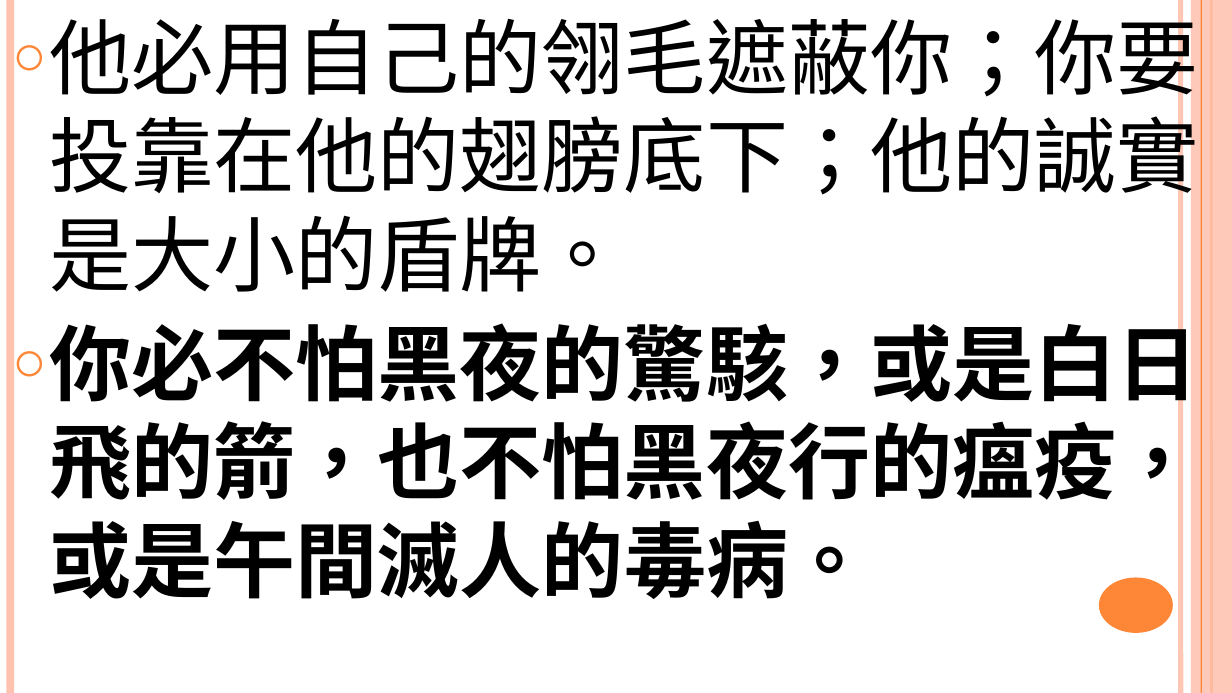
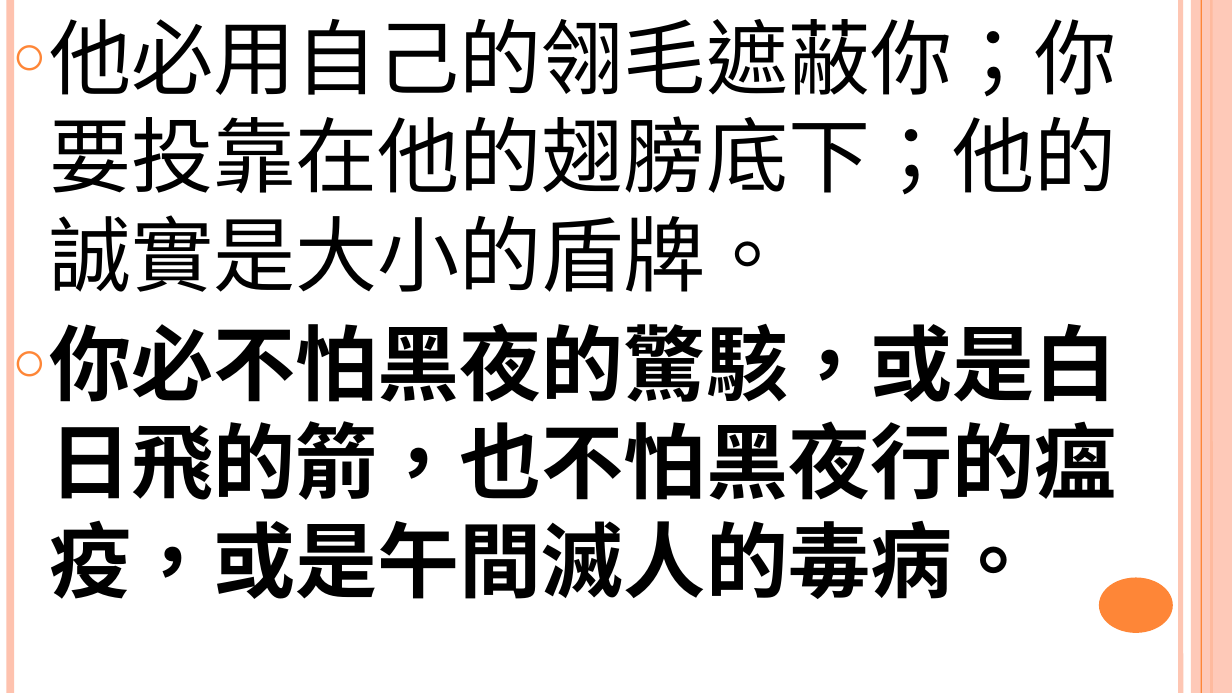
Before and after one commit to batisuoc/worship-resources, a slide deck: slide 5 of 62神是保障.pptx. Drawn at 1232x693 pixels with LibreOffice and Linux fonts; fonts in the diff are those of the drawing. Boxes give left, top, right and bottom in pixels: in the first picture for what was removed or moved away, otherwise in the second. Text is boxed around its words. In the diff, an @@ line names an element or a change of style, - is before the commit and + after.

```diff
--- a/62神是保障.pptx
+++ b/62神是保障.pptx
@@ text "他必用自己的翎毛遮蔽你；你要投靠在他的翅膀底下；他的誠實是大小的盾牌。" rewrapped from [49, 4, 1199, 599] to [49, 18, 1117, 599] @@
```
Also in this commit, not shown: 5 other slides changed.
